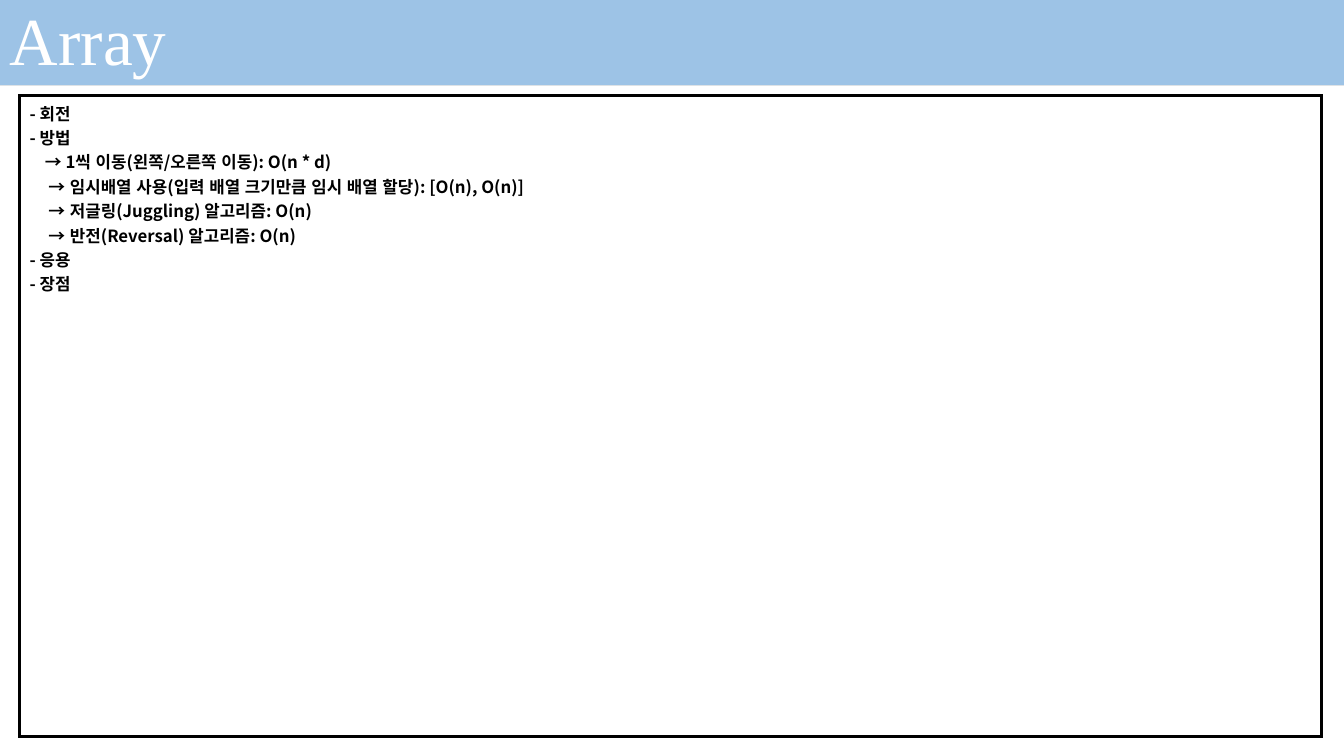
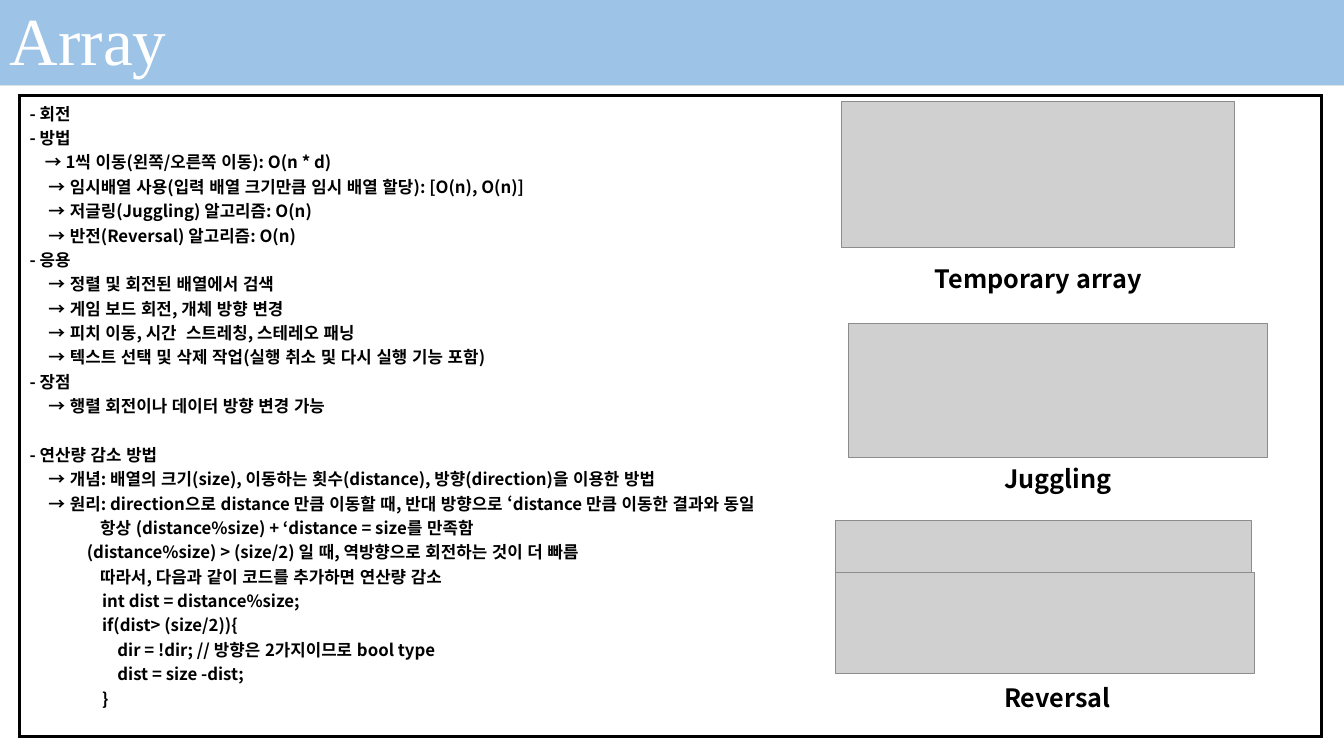
Before and after one commit to seonghokim/Study, a slide deck: slide 3 of Algorithm in c.pptx. Drawn at 1344x756 pixels with LibreOffice and Linux fonts; fonts in the diff are those of the drawing; grey boxes stand for pictures; background and template pictures are left out. Boxes give left, top, right and bottom in pixels: in the first picture for what was removed or moved away, otherwise in the second. Text is boxed around its words. In the diff, an @@ line names an element or a change of style, - is before the commit and + after.

```diff
--- a/Algorithm in c.pptx
+++ b/Algorithm in c.pptx
@@ table at bbox=[19, 96, 1322, 737] @@
-row 1, column 1: - 회전 / - 방법 / → 1씩 이동(왼쪽/오른쪽 이동): O(n * d) / → 임시배열 사용(입력 배열 크기만큼 임시 배열 할당): [O(n), O(n)] / → 저글링(Juggling) 알고리즘: O(n) / → 반전(Reversal) 알고리즘: O(n) / - 응용 / - 장점
+row 1, column 1: - 회전 / - 방법 / → 1씩 이동(왼쪽/오른쪽 이동): O(n * d) / → 임시배열 사용(입력 배열 크기만큼 임시 배열 할당): [O(n), O(n)] / → 저글링(Juggling) 알고리즘: O(n) / → 반전(Reversal) 알고리즘: O(n) / - 응용 / → 정렬 및 회전된 배열에서 검색 / → 게임 보드 회전, 개체 방향 변경 / → 피치 이동, 시간 스트레칭, 스테레오 패닝 / → 텍스트 선택 및 삭제 작업(실행 취소 및 다시 실행 기능 포함) / - 장점 / → 행렬 회전이나 데이터 방향 변경 가능 / - 연산량 감소 방법 / → 개념: 배열의 크기(size), 이동하는 횟수(distance), 방향(direction)을 이용한 방법 / → 원리: direction으로 distance 만큼 이동할 때, 반대 방향으로 ‘distance 만큼 이동한 결과와 동일 / 항상 (distance%size) + ‘distance = size를 만족함 / (distance%size) > (size/2) 일 때, 역방향으로 회전하는 것이 더 빠름 / 따라서, 다음과 같이 코드를 추가하면 연산량 감소 / int dist = distance%size; / if(dist> (size/2)){ / dir = !dir; // 방향은 2가지이므로 bool type / dist = size -dist; / }
@@ picture added at bbox=[842, 102, 1235, 248] @@
@@ text added at bbox=[935, 269, 1141, 294], 18 pt, text #000000, bold @@
+Temporary array
@@ picture added at bbox=[849, 324, 1267, 458] @@
@@ text added at bbox=[1004, 467, 1111, 494], 18 pt, text #000000, bold @@
+Juggling
@@ picture added at bbox=[836, 520, 1251, 609] @@
@@ picture added at bbox=[836, 573, 1254, 674] @@
@@ text added at bbox=[1004, 687, 1110, 708], 18 pt, text #000000, bold @@
+Reversal
```
Also in this commit, not shown: 3 other files.
